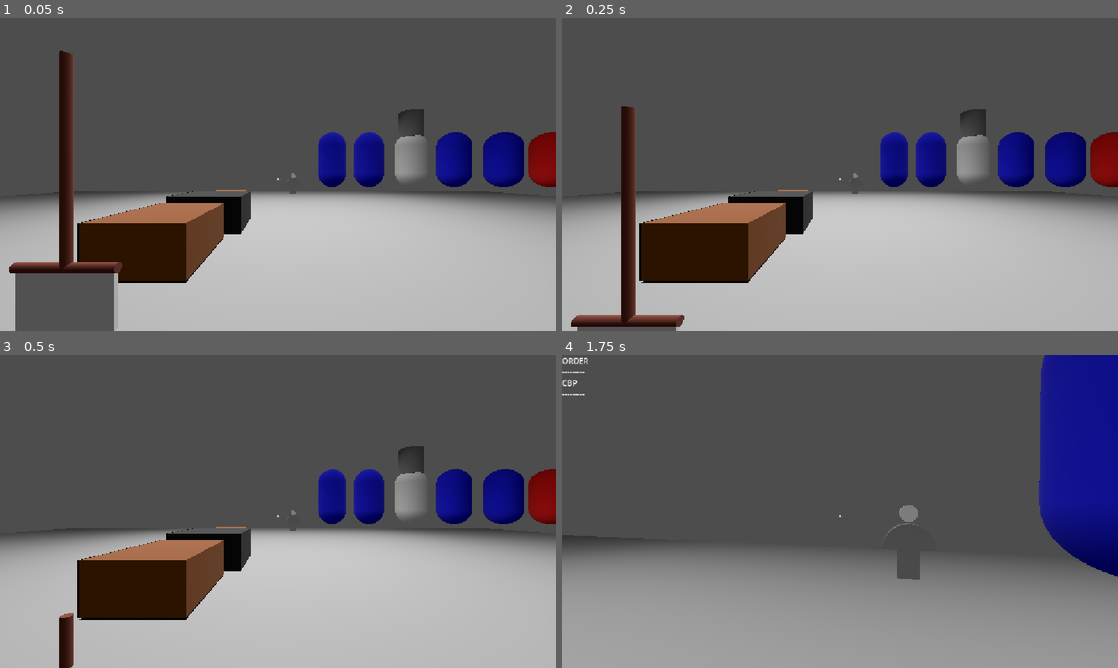
Above: before the commit, frames 1-4 (two rows, left to right).
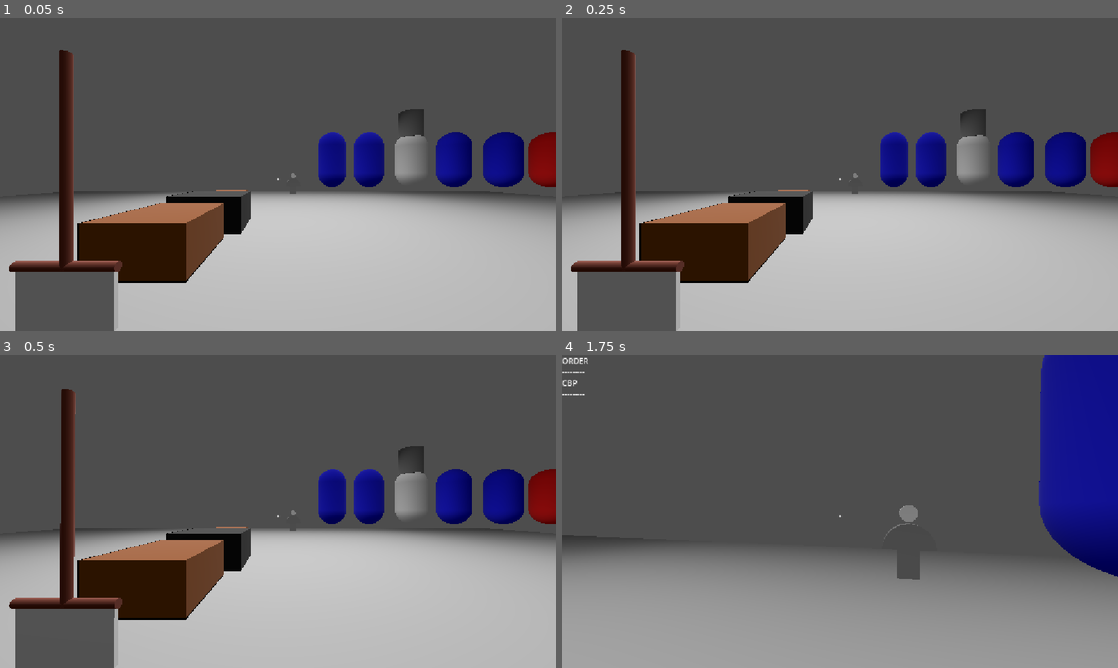
Above: after the commit, the same moments.

Repository: AlexLietha/Slacker
Game: Godot game, scene res://Scenes/test.tscn
The game is run twice, just before and just after one commit, with the same random seed, the same clock (stepped at 60 frames per second) and the same inputs. The project has no main scene, so this scene is started directly.
Inputs (mouse positions are in pixels of both pictures, inside the frame that each line leads up to):
- Up to frame 1 (0.05 s): no input
- Up to frame 2 (0.25 s): no input
- Up to frame 3 (0.5 s): no input
- Up to frame 4 (1.75 s): tap Enter (ui_accept) at 0.5, 0.77, 1.52 s; move the mouse to (867, 511) at 0.52 s; hold W (moveForward) from 0.53 s (still down); right-click (867, 511) at 0.6 s; move the mouse to (812, 511) at 1.27 s; tap E (interact) at 1.35 s

The runs differ from the first frame. In frame 1, 0.2% of the frame differs, in the area x 1-22%, y 10-82%; in frame 2, 4.2%; in frame 3, 5.7%, in the area x 1-22%, y 10-100%; in frame 4, nothing differs.

Commit message:
Created timer UI

Diff:
--- a/slacker/Scenes/Grabbable Objects/broom.tscn
+++ b/slacker/Scenes/Grabbable Objects/broom.tscn
@@ -9,10 +9,15 @@
 
 [sub_resource type="StandardMaterial3D" id="StandardMaterial3D_c5n3c"]
 
+[sub_resource type="BoxShape3D" id="BoxShape3D_uvv04"]
+
 [sub_resource type="CylinderMesh" id="CylinderMesh_wotmb"]
 
 [sub_resource type="StandardMaterial3D" id="StandardMaterial3D_nky1f"]
 albedo_color = Color(0.49101734, 0.21463042, 0.14752123, 1)
+
+[sub_resource type="BoxShape3D" id="BoxShape3D_u2l3f"]
+size = Vector3(1, 2, 1)
 
 [node name="Broom2" type="RigidBody3D" unique_id=1768105010]
 
@@ -20,6 +25,10 @@
 transform = Transform3D(0.5088354, 0, 0, 0, 0.32188588, 0, 0, 0, 0.022432882, 0, 0.16393557, 0)
 mesh = SubResource("BoxMesh_spkg8")
 surface_material_override/0 = SubResource("StandardMaterial3D_c5n3c")
+
+[node name="CollisionShape3D" type="CollisionShape3D" parent="." unique_id=780231213]
+transform = Transform3D(0.5088354, 0, 0, 0, 0.32188588, 0, 0, 0, 0.022432882, 0, 0.16393557, 0)
+shape = SubResource("BoxShape3D_uvv04")
 
 [node name="MeshInstance3D2" type="MeshInstance3D" parent="." unique_id=88484579]
 transform = Transform3D(-2.303107e-09, -0.26602212, 0, 0.052688945, -1.1628194e-08, 0, 0, 0, 0.050244164, 0, 0.3272374, 0)
@@ -30,6 +39,10 @@
 transform = Transform3D(-0.052688945, 4.8625697e-08, 0, -4.606214e-09, -0.5562132, 0, 0, 0, 0.050244164, 0, 0.87251484, 0)
 mesh = SubResource("CylinderMesh_wotmb")
 surface_material_override/0 = SubResource("StandardMaterial3D_nky1f")
+
+[node name="CollisionShape3D3" type="CollisionShape3D" parent="." unique_id=881313097]
+transform = Transform3D(-0.052688945, 4.8625697e-08, 0, -4.606214e-09, -0.5562132, 0, 0, 0, 0.050244164, 0, 0.87251484, 0)
+shape = SubResource("BoxShape3D_u2l3f")
 
 [node name="InteractableComponent" type="Node" parent="." unique_id=1137662575]
 script = ExtResource("1_1u1jf")
--- a/slacker/Scripts/game_manager.gd
+++ b/slacker/Scripts/game_manager.gd
@@ -6,6 +6,7 @@
 func _ready() -> void:
 	await get_tree().process_frame
 	players = get_tree().get_nodes_in_group("players")
+	round_timer("Prep", 120)
 	assign_roles()
 
 func assign_roles():
@@ -20,3 +21,6 @@
 	print("Roles assigned")
 	for player in players:
 		print(player.name + " is a " + player.role)
+
+func round_timer(message, time):
+	pass
--- /dev/null
+++ b/slacker/UI/TimerUI.tscn
@@ -0,0 +1,35 @@
+[gd_scene format=3 uid="uid://d22fn703npu4r"]
+
+[node name="Control" type="Control" unique_id=1773043747]
+layout_mode = 3
+anchors_preset = 15
+anchor_right = 1.0
+anchor_bottom = 1.0
+grow_horizontal = 2
+grow_vertical = 2
+
+[node name="Label" type="Label" parent="." unique_id=513478503]
+layout_mode = 1
+anchors_preset = 5
+anchor_left = 0.5
+anchor_right = 0.5
+offset_left = -20.0
+offset_right = 20.0
+offset_bottom = 23.0
+grow_horizontal = 2
+text = "Round Name"
+horizontal_alignment = 1
+
+[node name="Label2" type="Label" parent="." unique_id=791024713]
+layout_mode = 1
+anchors_preset = 5
+anchor_left = 0.5
+anchor_right = 0.5
+offset_left = -20.0
+offset_top = 23.0
+offset_right = 20.0
+offset_bottom = 46.0
+grow_horizontal = 2
+text = "00:00"
+horizontal_alignment = 1
+vertical_alignment = 1
